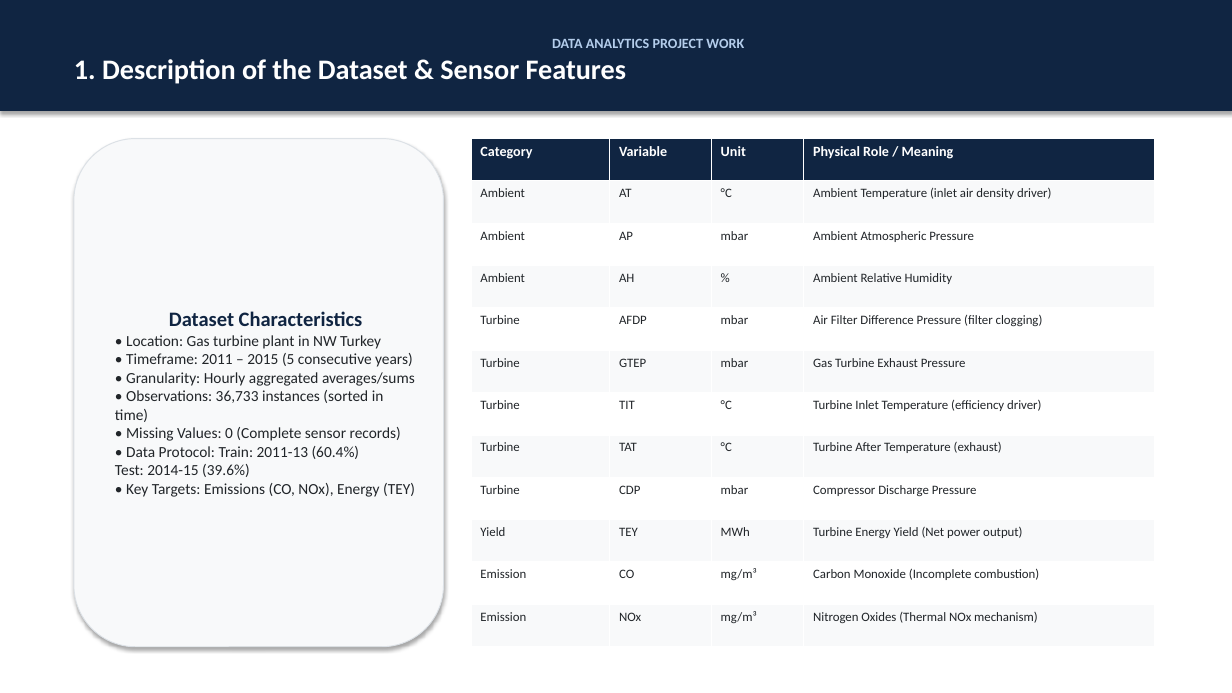
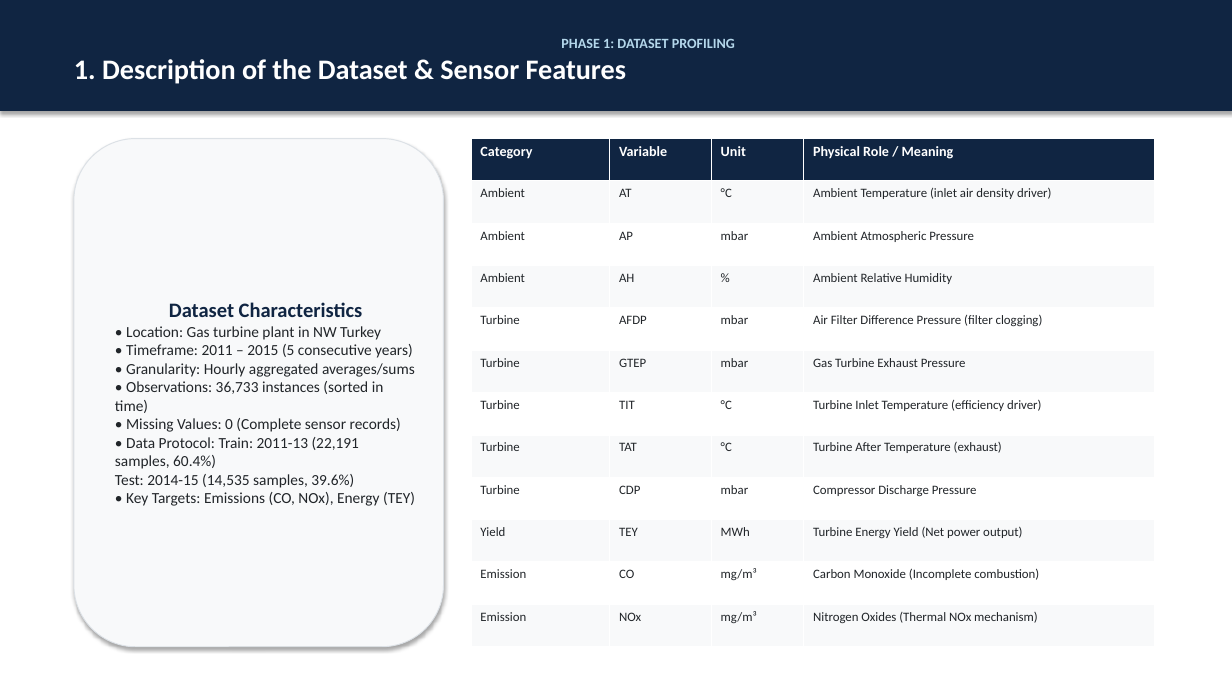
Before and after one commit to guidomariadifiore/DataAnalysisProject, a slide deck: slide 3 of presentation.pptx. Drawn at 1232x693 pixels with LibreOffice and Linux fonts; fonts in the diff are those of the drawing. Boxes give left, top, right and bottom in pixels: in the first picture for what was removed or moved away, otherwise in the second. Text is boxed around its words. In the diff, an @@ line names an element or a change of style, - is before the commit and + after.

```diff
--- a/presentation.pptx
+++ b/presentation.pptx
@@ text in rectangle at <box>561,38,735,48</box>: text changed; text colour #B4CDEB to #B4D7EB @@
-DATA ANALYTICS PROJECT WORK
+PHASE 1: DATASET PROFILING
@@ text in rounded rectangle at <box>115,437,359,488</box>: text changed @@
-• Data Protocol: Train: 2011-13 (60.4%)
-Test: 2014-15 (39.6%)
+• Data Protocol: Train: 2011-13 (22,191 samples, 60.4%)
+Test: 2014-15 (14,535 samples, 39.6%)
```
Also in this commit, not shown: 6 other slides changed, 5 slides added, 4 other files.
